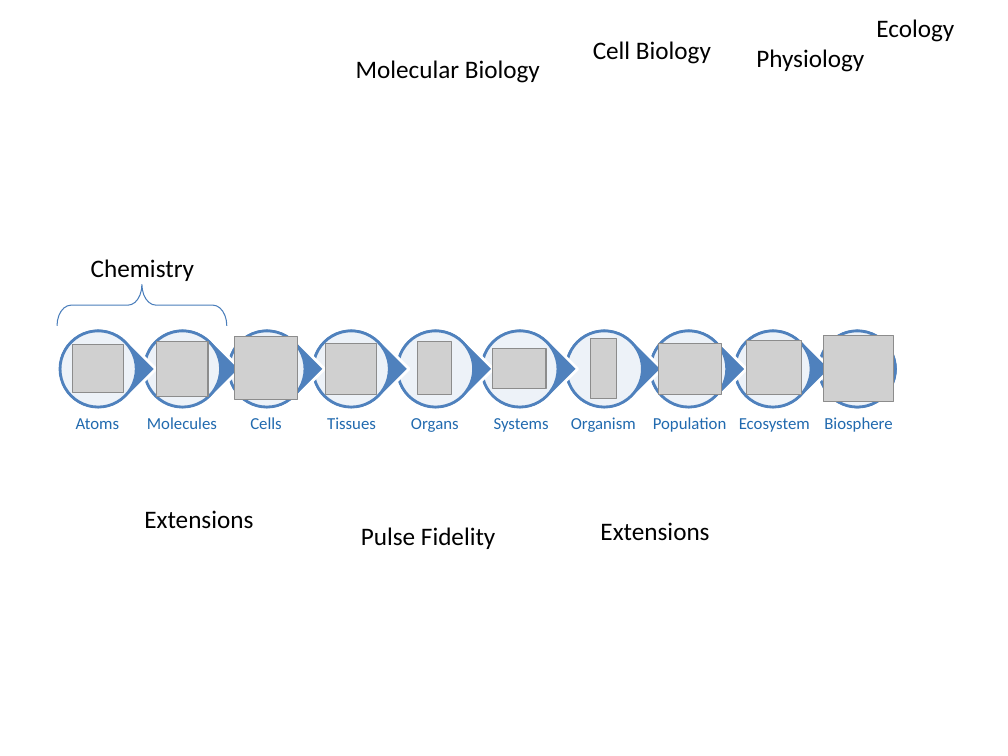
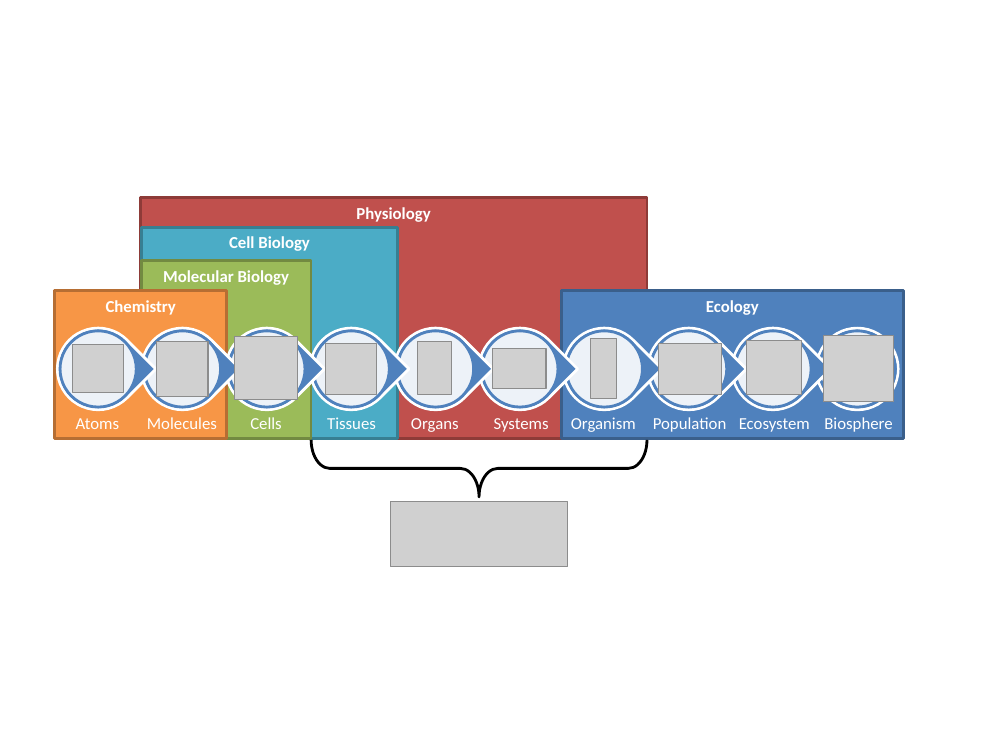
Before and after one commit to shawnhuyiwen/pulse, a slide deck: slide 6 of docs/Figures/SystemWorking.pptx. Drawn at 1008x756 pixels with LibreOffice and Linux fonts; fonts in the diff are those of the drawing; grey boxes stand for pictures. Boxes give left, top, right and bottom in pixels: in the first picture for what was removed or moved away, otherwise in the second. Text is boxed around its words. In the diff, an @@ line names an element or a change of style, - is before the commit and + after.

```diff
--- a/docs/Figures/SystemWorking.pptx
+++ b/docs/Figures/SystemWorking.pptx
@@ rectangle "Physiology": place and size @@
-rectangle "Physiology" at <box>756,49,864,72</box>
+rectangle "Physiology" at <box>140,198,647,438</box>
@@ rectangle "Physiology" at <box>140,198,647,438</box>: size 18 to 12 pt, text colour #000000 to #FFFFFF, bold on; alignment left to centre; fill none to #C0504D; outline none to #8E3B39 2 pt @@
@@ rectangle "Cell Biology": place and size @@
-rectangle "Cell Biology" at <box>593,41,711,64</box>
+rectangle "Cell Biology" at <box>141,227,397,438</box>
@@ rectangle "Cell Biology" at <box>141,227,397,438</box>: size 18 to 12 pt, text colour #000000 to #FFFFFF, bold on; alignment left to centre; fill none to #4BACC6; outline none to #377F92 2 pt @@
@@ rectangle "Molecular Biology": place and size @@
-rectangle "Molecular Biology" at <box>356,60,540,83</box>
+rectangle "Molecular Biology" at <box>141,260,310,438</box>
@@ rectangle "Molecular Biology" at <box>141,260,310,438</box>: size 18 to 12 pt, text colour #000000 to #FFFFFF, bold on; alignment left to centre; fill none to #9BBB59; outline none to #738A42 2 pt @@
@@ rectangle "Chemistry": place and size @@
-rectangle "Chemistry" at <box>91,259,194,281</box>
+rectangle "Chemistry" at <box>54,290,227,438</box>
@@ rectangle "Chemistry" at <box>54,290,227,438</box>: size 18 to 12 pt, text colour #000000 to #FFFFFF, bold on; alignment left to centre; fill none to #F79646; outline none to #B76F34 2 pt @@
@@ left brace removed at <box>57,285,226,326</box> @@
@@ rectangle "Ecology": place and size @@
-rectangle "Ecology" at <box>876,19,954,42</box>
+rectangle "Ecology" at <box>561,290,903,438</box>
@@ rectangle "Ecology" at <box>561,290,903,438</box>: size 18 to 12 pt, text colour #000000 to #FFFFFF, bold on; alignment left to centre; fill none to #4F81BD; outline none to #3A5F8C 2 pt @@
@@ text colour #216AAF to #FFFFFF in 10 elements at <box>571,417,636,432</box>, <box>494,418,549,432</box>, <box>411,418,459,432</box>, <box>327,417,376,429</box>, <box>250,417,282,429</box>, <box>147,417,217,429</box>, <box>76,418,120,429</box>, <box>653,417,727,432</box>, <box>739,418,810,432</box>, <box>824,417,892,432</box> @@
@@ left brace added at <box>311,440,647,496</box>, outline #000000 2 pt @@
@@ picture added at <box>390,501,568,566</box> @@
@@ text removed at <box>144,510,253,529</box> @@
-Extensions
@@ text removed at <box>361,527,495,549</box> @@
-Pulse Fidelity
@@ text removed at <box>600,522,709,541</box> @@
-Extensions
```
Also in this commit, not shown: 1 slide added, 10 other files.
